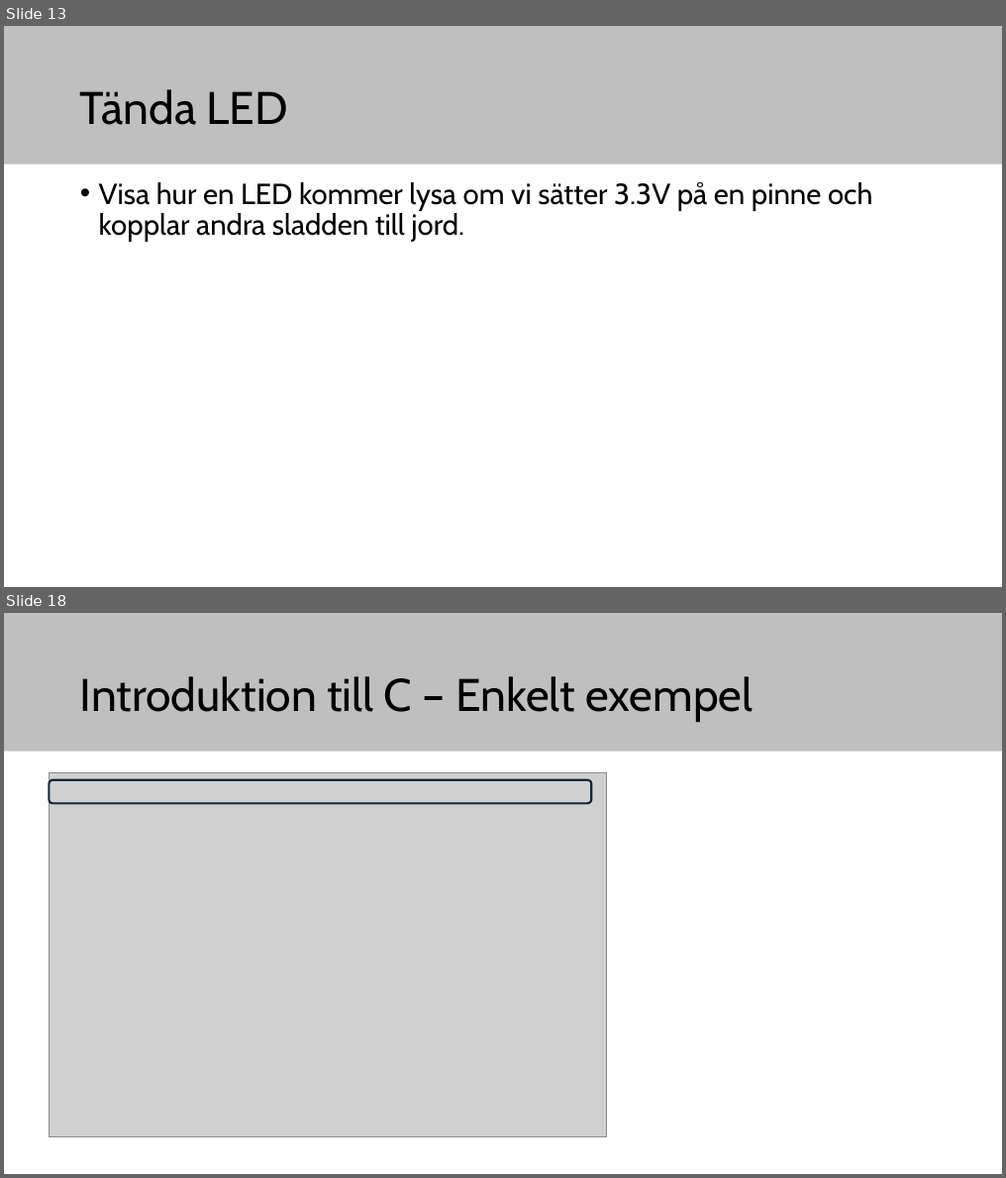
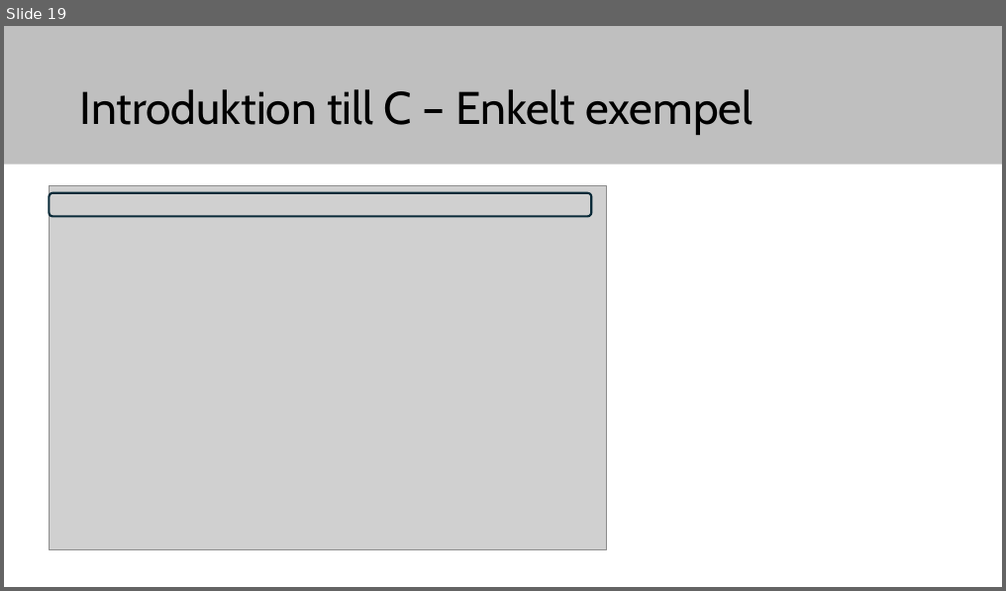
Before and after one commit to elias-at-chalmers/mop-lecture_notes-mirror, a slide deck: slides/lecture04-intro-gpio-c.pptx. Shown one above the other, each under a label of ours: slides 13 and 18 before the commit, slide 19 after it; the slides between them are not shown. The pictures are 1006x1178 and 1006x591 pixels, drawn with LibreOffice and Linux fonts; fonts in the diff are those of the drawing; grey boxes stand for pictures. Boxes give left, top, right and bottom in pixels: in the first picture for what was removed or moved away, otherwise in the second. Text is boxed around its words. In the diff, an @@ line names an element or a change of style, - is before the commit and + after.

```diff
--- a/slides/lecture04-intro-gpio-c.pptx
+++ b/slides/lecture04-intro-gpio-c.pptx
@@ slide 13 removed at (x1=4, y1=26, x2=1002, y2=587), background #FFFFFF; not listed: 1 template element that a slide beside it also shows @@
@@ title removed at (x1=80, y1=89, x2=288, y2=125) @@
-Tända LED
@@ text removed at (x1=99, y1=182, x2=872, y2=242) @@
-• Visa hur en LED kommer lysa om vi sätter 3.3V på en pinne och kopplar andra sladden till jord.
@@ what was slide 18 is now slide 19 @@
```
Also in this commit, not shown: 6 slides changed, 5 slides added, 2 other slides removed, 1 other file.
